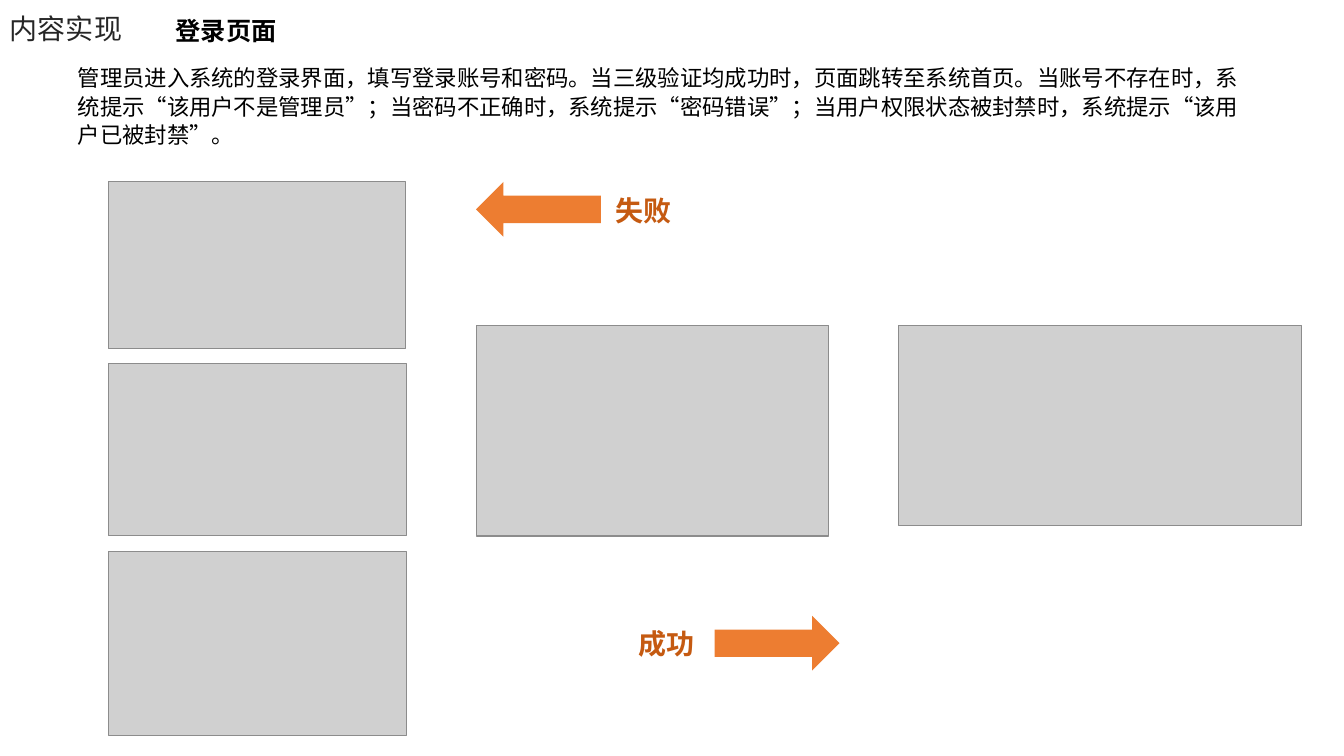
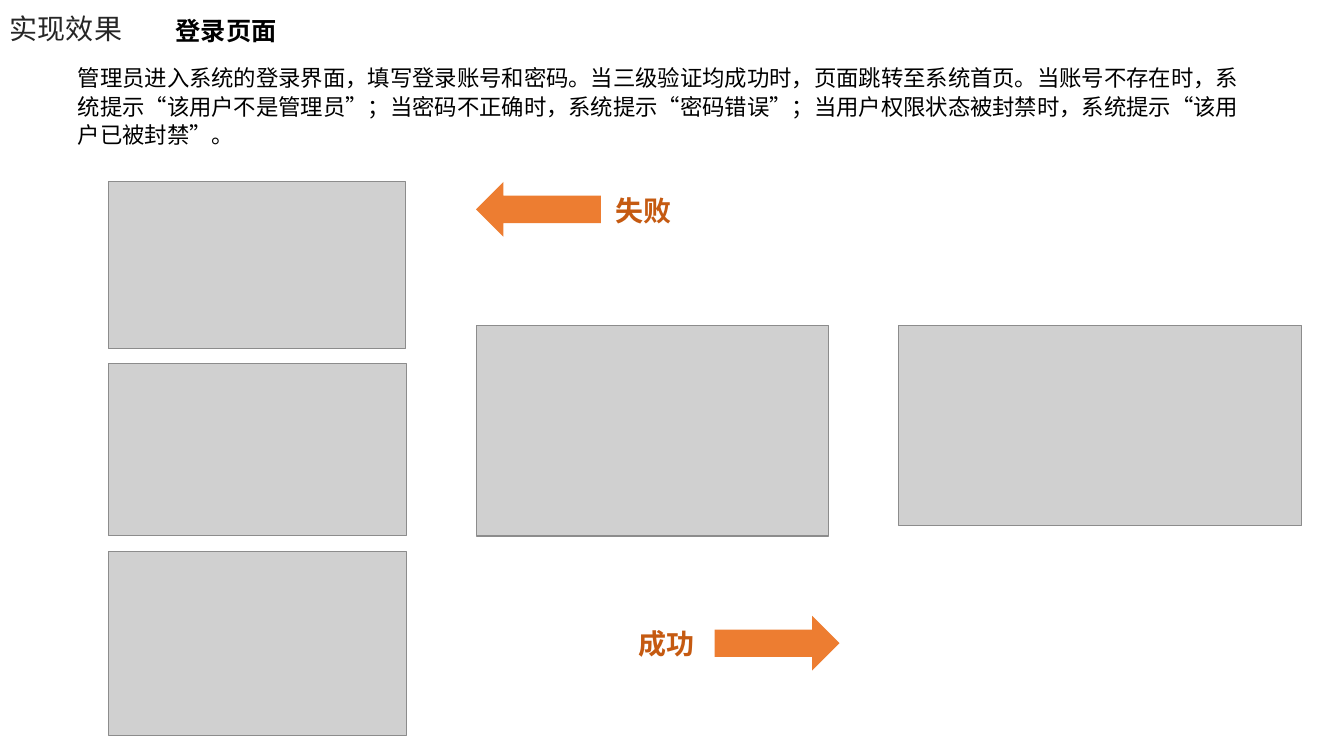
Before and after one commit to electronic-shopping-mall/liuyue, a slide deck: slide 16 of 答辩PPT.pptx. Drawn at 1344x756 pixels with LibreOffice and Linux fonts; fonts in the diff are those of the drawing; grey boxes stand for pictures; background and template pictures are left out. Boxes give left, top, right and bottom in pixels: in the first picture for what was removed or moved away, otherwise in the second. Text is boxed around its words. In the diff, an @@ line names an element or a change of style, - is before the commit and + after.

Commit message:
效果修改

```diff
--- a/答辩PPT.pptx
+++ b/答辩PPT.pptx
@@ text at (10,15,122,42): text changed @@
-内容实现
+实现效果
```
Also in this commit, not shown: 5 other slides changed, 1 slide added, 3 slides removed.
